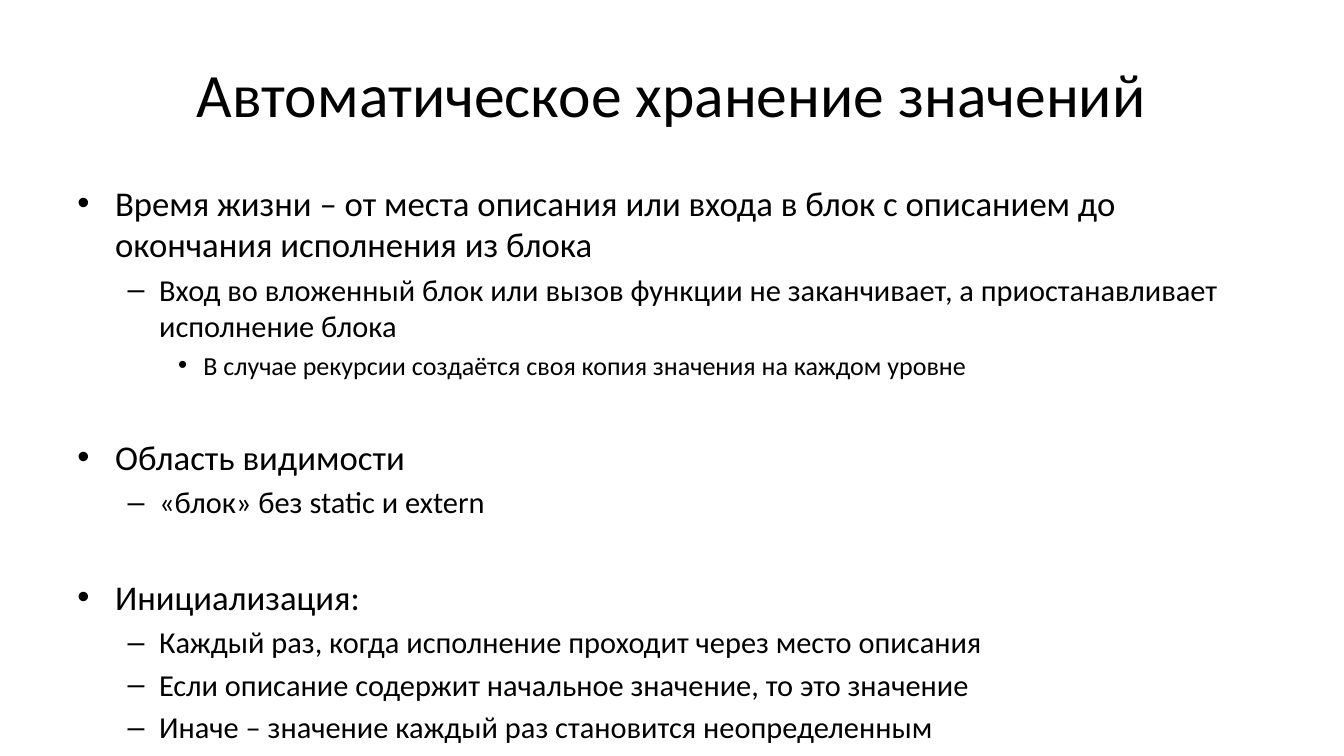
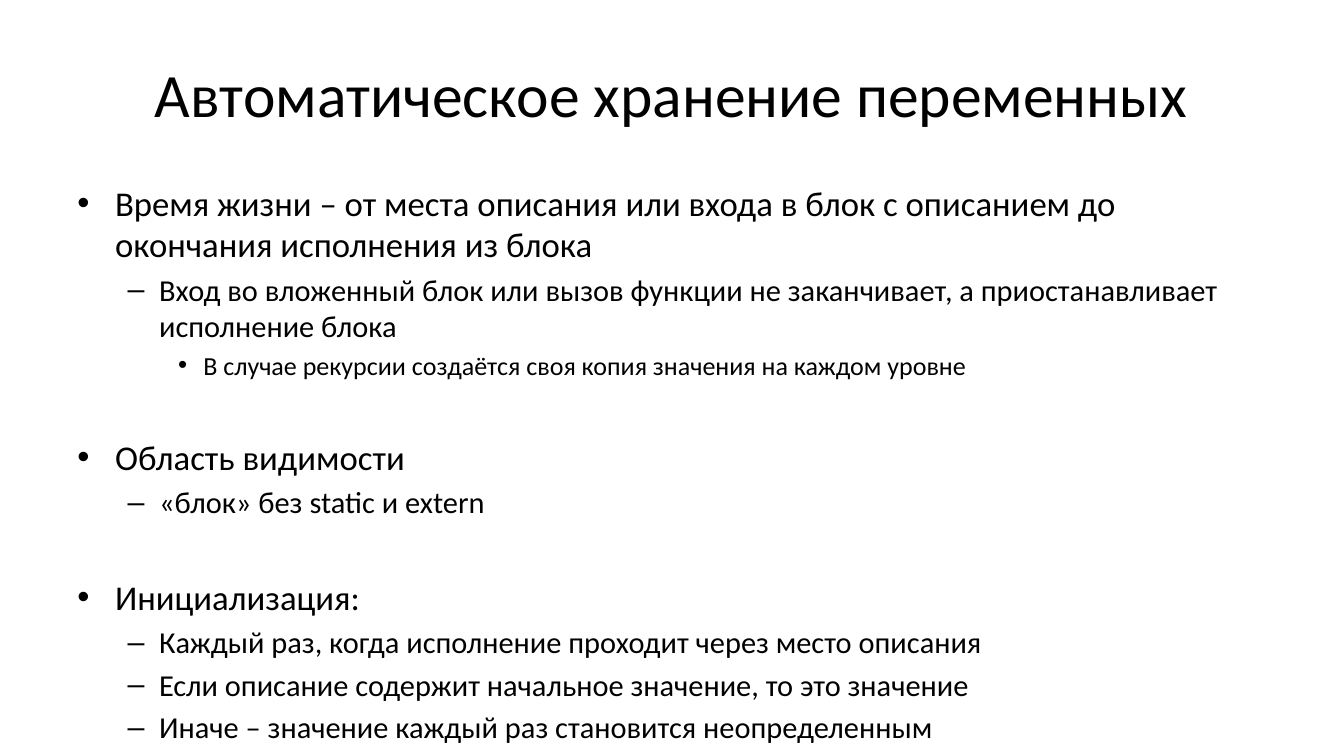
Before and after one commit to Evgueni-Petrov-aka-espetrov/Algorithms-and-Programming-in-C-pptx, a slide deck: slide 100 of 02.75 Лексика и концепции языка Си.pptx (slide 99 before the commit). Drawn at 1344x756 pixels with LibreOffice and Linux fonts; fonts in the diff are those of the drawing. Boxes give left, top, right and bottom in pixels: in the first picture for what was removed or moved away, otherwise in the second. Text is boxed around its words. In the diff, an @@ line names an element or a change of style, - is before the commit and + after.

```diff
--- a/02.75 Лексика и концепции языка Си.pptx
+++ b/02.75 Лексика и концепции языка Си.pptx
@@ title at <box>155,77,1187,127</box>: text changed @@
-Автоматическое хранение значений
+Автоматическое хранение переменных
```
Also in this commit, not shown: 8 other slides changed, 1 slide added.
